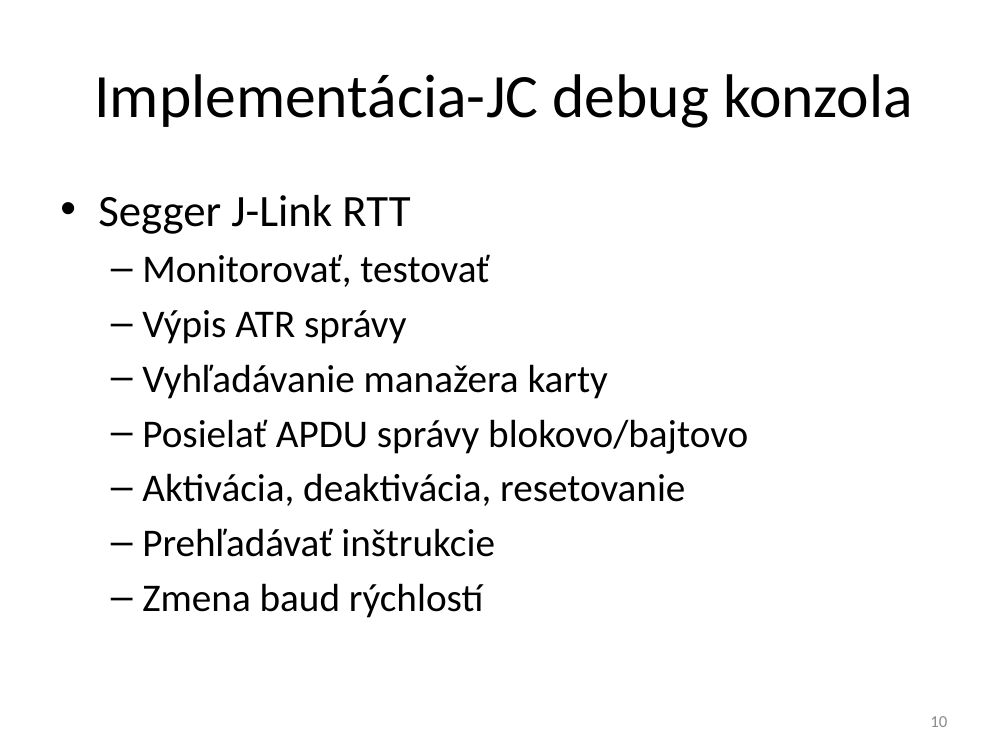
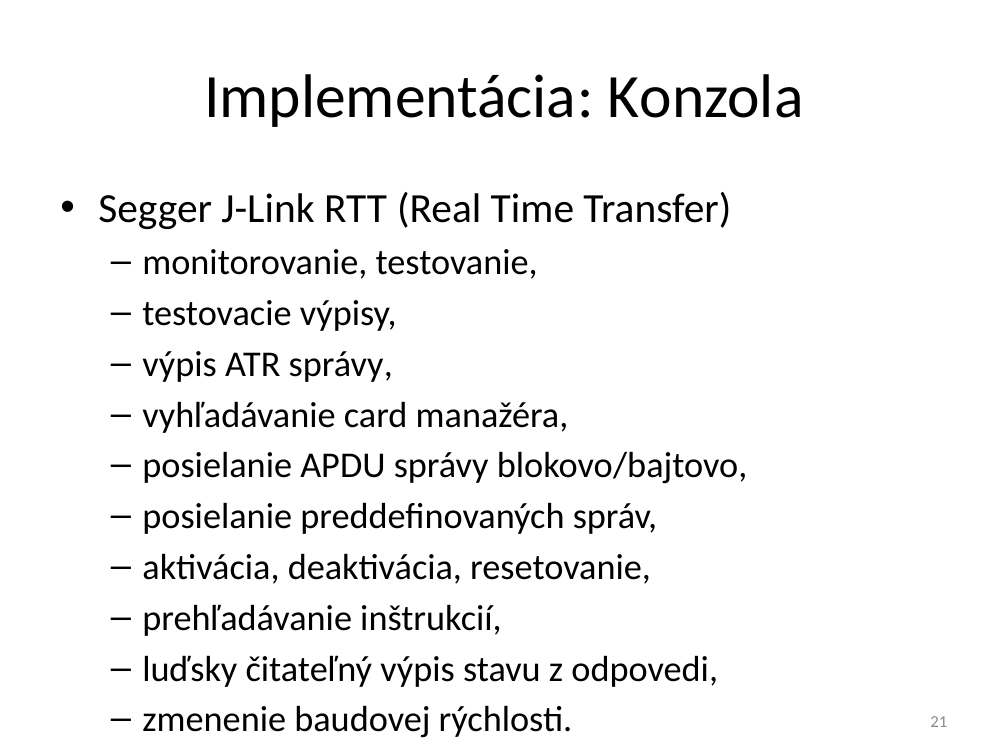
Before and after one commit to javacard-FOSS-applets/nrf6310-pca10007, a slide deck: slide 21 of Obhajoba/xdoubravsky_dp.pptx (slide 10 before the commit). Drawn at 1008x756 pixels with LibreOffice and Linux fonts; fonts in the diff are those of the drawing. Boxes give left, top, right and bottom in pixels: in the first picture for what was removed or moved away, otherwise in the second. Text is boxed around its words. In the diff, an @@ line names an element or a change of style, - is before the commit and + after.

```diff
--- a/Obhajoba/xdoubravsky_dp.pptx
+++ b/Obhajoba/xdoubravsky_dp.pptx
@@ title at [204, 74, 804, 127]: text changed @@
-Implementácia-JC debug konzola
+Implementácia: Konzola
@@ text at [98, 192, 748, 687]: text changed; size 28 to 25.9 pt @@
-• Segger J-Link RTT
-  – Monitorovať, testovať
-  – Výpis ATR správy
-  – Vyhľadávanie manažera karty
-  – Posielať APDU správy blokovo/bajtovo
-  – Aktivácia, deaktivácia, resetovanie
-  – Prehľadávať inštrukcie
-  – Zmena baud rýchlostí
+• Segger J-Link RTT (Real Time Transfer)
+  – monitorovanie, testovanie,
+  – testovacie výpisy,
+  – výpis ATR správy,
+  – vyhľadávanie card manažéra,
+  – posielanie APDU správy blokovo/bajtovo,
+  – posielanie preddefinovaných správ,
+  – aktivácia, deaktivácia, resetovanie,
+  – prehľadávanie inštrukcií,
+  – luďsky čitateľný výpis stavu z odpovedi,
+  – zmenenie baudovej rýchlosti.
@@ page number at [930, 716, 947, 727]: text changed @@
-10
+21
```
Also in this commit, not shown: 20 other slides changed, 10 slides added, 4 slides removed.
